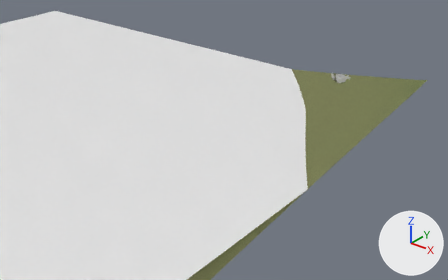
Two versions of the glTF model eloria-assets/maps/nymara-regions/manymouth_delta/chunks/07_13/world.glb, one commit apart.
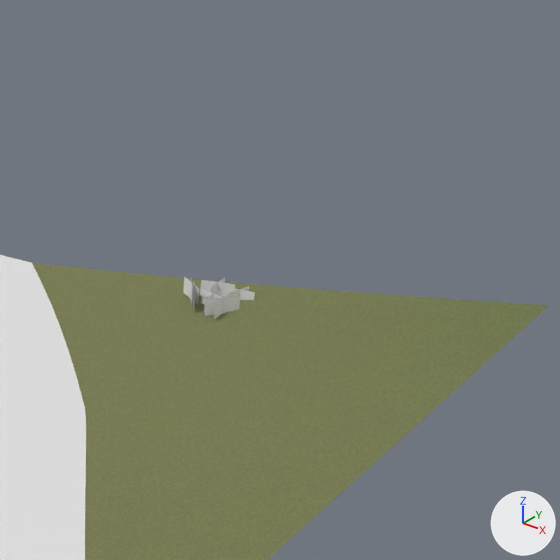
Each version appears first from a 50 mm lens placed at (281.3, -202.1, 38.8), pointed at (221.7, -127.6, -7.4), and next in a close-up on the part from 63% to 96% of the width and 0% to 53% of the height. Arrows for +X, +Y and +Z are at lower right; the lights stay in place. The first two pictures are the older version. Where no turn or scale is listed for an object, it has been applied to the vertices.

Before the edit, the objects in view are built like this:
```python
me_terrain_manymouth_delta_07_13 = bpy.data.meshes.new('Terrain_manymouth_delta_07_13')
me_terrain_manymouth_delta_07_13.from_pydata(...)  # 2401 vertices, 4608 faces; spans x 672.0..768.0, y -1344.0..-1248.0, z -15.9..3.8
me_terrain_manymouth_delta_07_13.materials.append(mat_continental_ground)
me_undergrowth_0 = bpy.data.meshes.new('undergrowth_0')
me_undergrowth_0.from_pydata(...)  # 48 vertices, 24 faces; spans x -1.93..1.49, y -1.67..1.73, z 0.0..0.79
me_undergrowth_0.materials.append(mat_undergrowth)  # its picture is missing
me_water_manymouth_delta_07_13 = bpy.data.meshes.new('Water_manymouth_delta_07_13')
me_water_manymouth_delta_07_13.from_pydata(...)  # 2337 vertices, 4449 faces; spans x 672.0..768.0, y -1344.0..-1248.0, z 0.0
me_water_manymouth_delta_07_13.materials.append(mat_water_sea)  # its picture is missing
ob_terrain_manymouth_delta_07_13 = bpy.data.objects.new('Terrain_manymouth_delta_07_13', me_terrain_manymouth_delta_07_13)
ob_terrain_manymouth_delta_07_13.location = (-520.0, 1140.0, 0.0)
ob_water_manymouth_delta_07_13 = bpy.data.objects.new('Water_manymouth_delta_07_13', me_water_manymouth_delta_07_13)
ob_water_manymouth_delta_07_13.location = (-520.0, 1140.0, 0.0)
ob_woodlandfloor_0288_ground_0296 = bpy.data.objects.new('WoodlandFloor_0288_ground_0296', me_undergrowth_0)
ob_woodlandfloor_0288_ground_0296.location = (233.7, -110.67, 1.24)
```
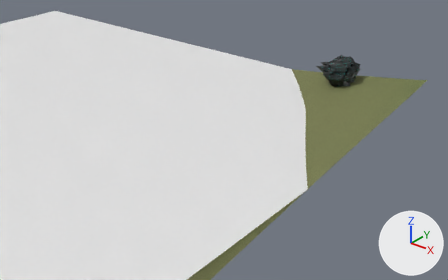
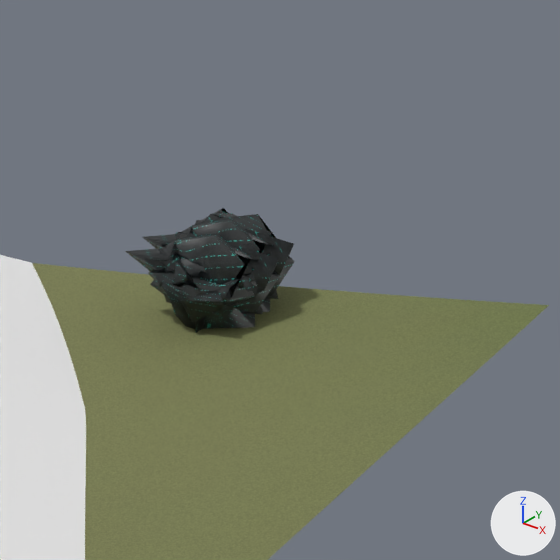
Pixel boxes (x1, y1, x2, y2) of what changed, in the close-ups (560 x 560 px):
'Outcrop_0094_1_headland_rocks', added
    after: (126, 231, 280, 333)
'Outcrop_0094_0_headland_rocks', added
    after: (142, 208, 295, 312)
'WoodlandFloor_0288_ground_0296', deleted
    before: (183, 277, 255, 319)

The change, as a diff of the scene's bpy script:
```diff
--- a/eloria-assets/maps/nymara-regions/manymouth_delta/chunks/07_13/world.glb.py
+++ b/eloria-assets/maps/nymara-regions/manymouth_delta/chunks/07_13/world.glb.py
@@ img_manymouth_glyph_stone_basecolor @@
+img_manymouth_glyph_stone_basecolor = load_image('manymouth_glyph_stone_basecolor', '../../../_continent/shared-assets/4d2b6f27be220e450bcb89dbffba0b651ad081621c0db5e675f45b5b0e4ea3b2.png', 512, 512, 'sRGB')
@@ mat_manymouth_glyph_stone @@
+mat_manymouth_glyph_stone = principled_material('manymouth_glyph_stone')
+mat_manymouth_glyph_stone.texture = img_manymouth_glyph_stone_basecolor
@@ me_headland_rocks @@
+me_headland_rocks.from_pydata(...)  # 294 vertices, 560 faces; spans x -3.97..2.81, y -2.76..3.68, z -2.26..2.57
+me_headland_rocks.materials.append(mat_manymouth_glyph_stone)  # picture img_manymouth_glyph_stone_basecolor
@@ ob_woodlandfloor_0288_ground_0296 @@
-ob_woodlandfloor_0288_ground_0296 = bpy.data.objects.new('WoodlandFloor_0288_ground_0296', me_undergrowth_0)
-ob_woodlandfloor_0288_ground_0296.location = (233.7, -110.67, 1.24)
@@ ob_outcrop_0094_1_headland_rocks @@
+ob_outcrop_0094_1_headland_rocks = bpy.data.objects.new('Outcrop_0094_1_headland_rocks', me_headland_rocks)
+ob_outcrop_0094_1_headland_rocks.parent = ob_manymouth_delta_outcrop_0094_1_headland_rocks_worldplacement
+ob_outcrop_0094_1_headland_rocks.location = (198.0, 17.87, 8.623)
@@ ob_manymouth_delta_outcrop_0094_1_headland_rocks_worldplacement @@
+ob_manymouth_delta_outcrop_0094_1_headland_rocks_worldplacement = bpy.data.objects.new('manymouth_delta_Outcrop_0094_1_headland_rocks_WorldPlacement', None)
+ob_manymouth_delta_outcrop_0094_1_headland_rocks_worldplacement.location = (36.47, -130.4, -5.394)
@@ ob_outcrop_0094_0_headland_rocks @@
+ob_outcrop_0094_0_headland_rocks = bpy.data.objects.new('Outcrop_0094_0_headland_rocks', me_headland_rocks)
+ob_outcrop_0094_0_headland_rocks.parent = ob_manymouth_delta_outcrop_0094_0_headland_rocks_worldplacement
+ob_outcrop_0094_0_headland_rocks.location = (198.0, 17.87, 8.623)
@@ ob_manymouth_delta_outcrop_0094_0_headland_rocks_worldplacement @@
+ob_manymouth_delta_outcrop_0094_0_headland_rocks_worldplacement = bpy.data.objects.new('manymouth_delta_Outcrop_0094_0_headland_rocks_WorldPlacement', None)
+ob_manymouth_delta_outcrop_0094_0_headland_rocks_worldplacement.location = (36.28, -128.7, -5.221)
```
